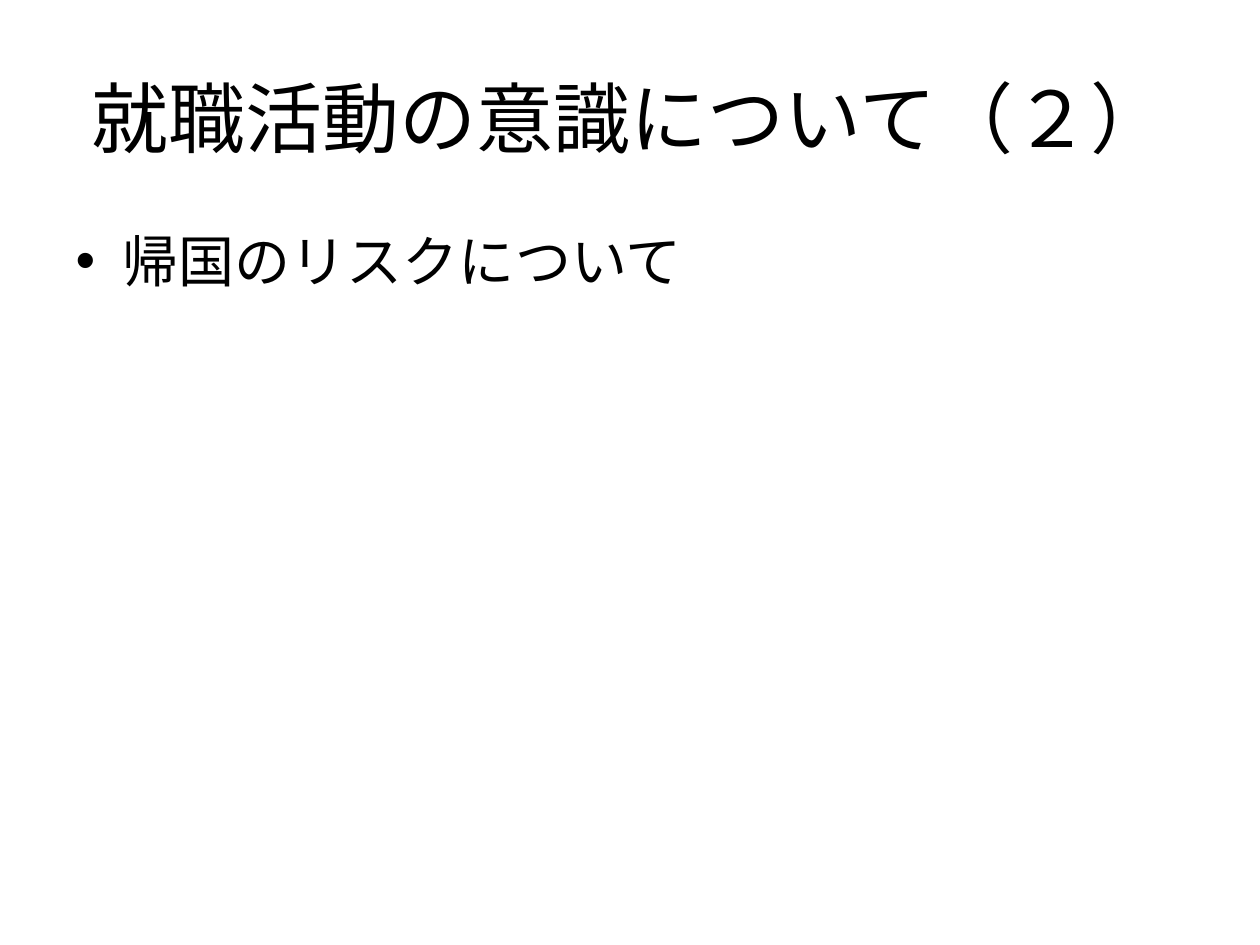
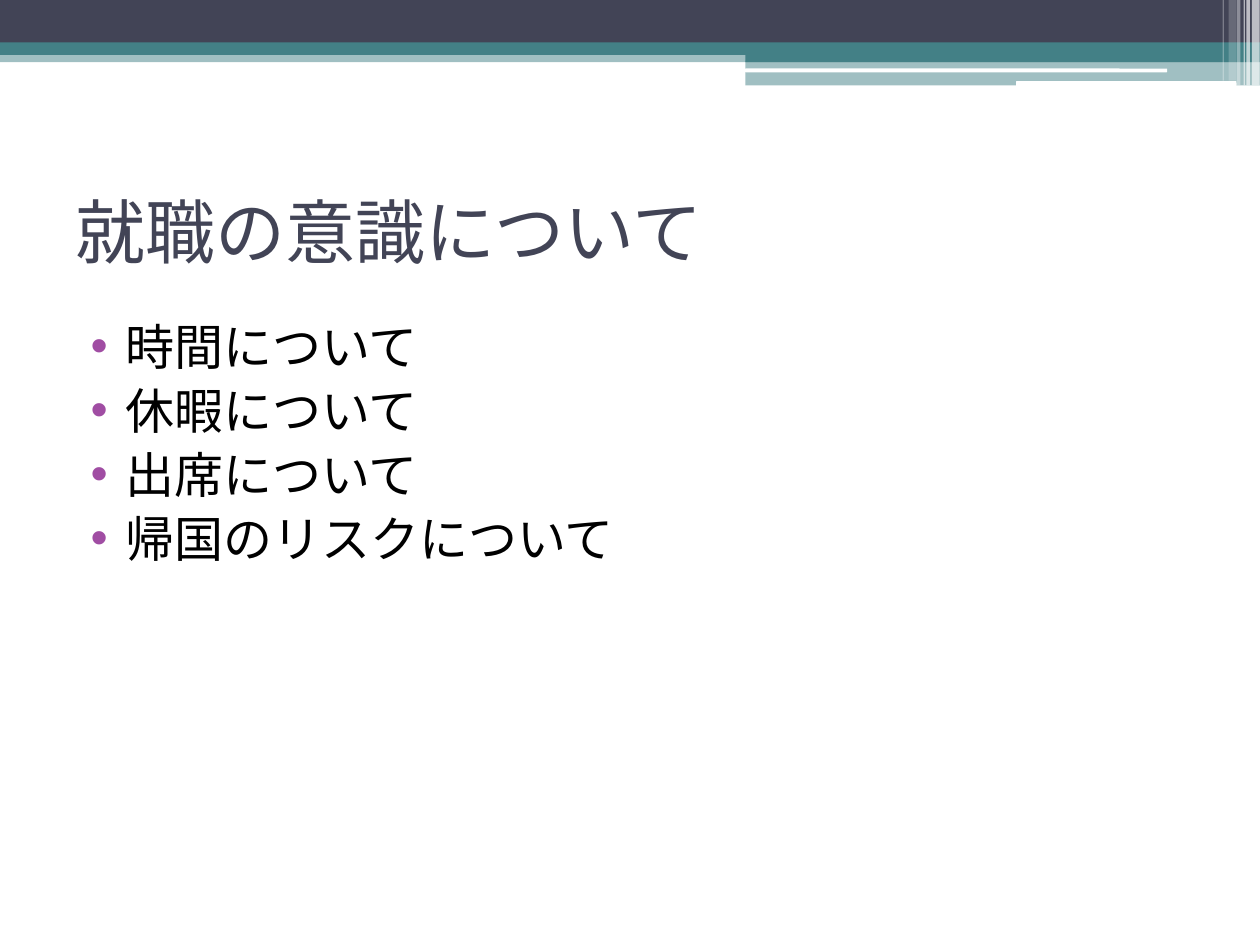
Before and after one commit to YoshihiroUEDA/shushoku, a slide deck: slide 7 of 就職指導週間（大橋校講義用PP）.pptx (slide 3 before the commit). Drawn at 1260x945 pixels with LibreOffice and Linux fonts; fonts in the diff are those of the drawing. Boxes give left, top, right and bottom in pixels: in the first picture for what was removed or moved away, otherwise in the second. Text is boxed around its words. In the diff, an @@ line names an element or a change of style, - is before the commit and + after.

```diff
--- a/就職指導週間（大橋校講義用PP）.pptx
+++ b/就職指導週間（大橋校講義用PP）.pptx
@@ rectangle added at bbox=[0, 0, 1260, 43], fill #424456 @@
@@ rectangle added at bbox=[1222, 0, 1223, 81], fill #FFFFFF at 30% opacity @@
@@ rectangle added at bbox=[1228, 0, 1236, 81], fill #FFFFFF at 20% opacity @@
@@ rectangle added at bbox=[1237, 0, 1241, 86], fill #FFFFFF at 40% opacity @@
@@ rectangle added at bbox=[1244, 0, 1245, 86], fill #FFFFFF at 60% opacity @@
@@ rectangle added at bbox=[1246, 0, 1250, 86], fill #FFFFFF at 65% opacity @@
@@ rectangle added at bbox=[1252, 0, 1260, 86], fill #FFFFFF at 65% opacity @@
@@ rectangle added at bbox=[0, 50, 1260, 62], fill #438086 at 50% opacity @@
@@ rectangle added at bbox=[0, 43, 1260, 55], fill #438086 @@
@@ rectangle added at bbox=[746, 49, 1260, 62], fill #438086 @@
@@ rounded rectangle added at bbox=[745, 68, 1167, 72], fill #FFFFFF @@
@@ rectangle added at bbox=[746, 60, 1260, 86], fill #438086 at 50% opacity @@
@@ rounded rectangle added at bbox=[1016, 81, 1236, 86], fill #FFFFFF @@
@@ title at bbox=[75, 199, 702, 264]: text changed; size 44 to 40 pt; font Calibri to Roboto; text colour #000000 to #424456 @@
-就職活動の意識について（２）
+就職の意識について
@@ text "時間について": place and size @@
-text "時間について" at bbox=[123, 235, 682, 287]
+text "時間について" at bbox=[126, 323, 614, 561]
@@ text at bbox=[126, 323, 418, 497]: paragraphs added @@
+• 時間について
+• 休暇について
+• 出席について
@@ text at bbox=[126, 516, 614, 561]: size 32 to 28 pt, font Calibri to Cambria in "帰国のリスクについて"; indent changed; less space between paragraphs @@
```
Also in this commit, not shown: 21 other slides changed, 5 slides added, 1 slide removed, 5 other files.
